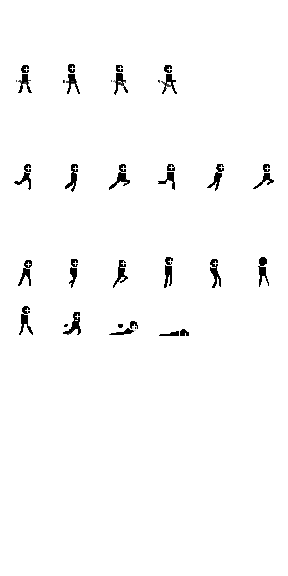
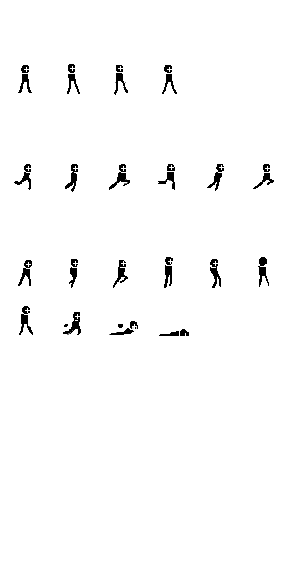
Layer changes from the first 288 × 576 image to the second:
painted on "Layer 43" over [16, 79, 176, 335]
